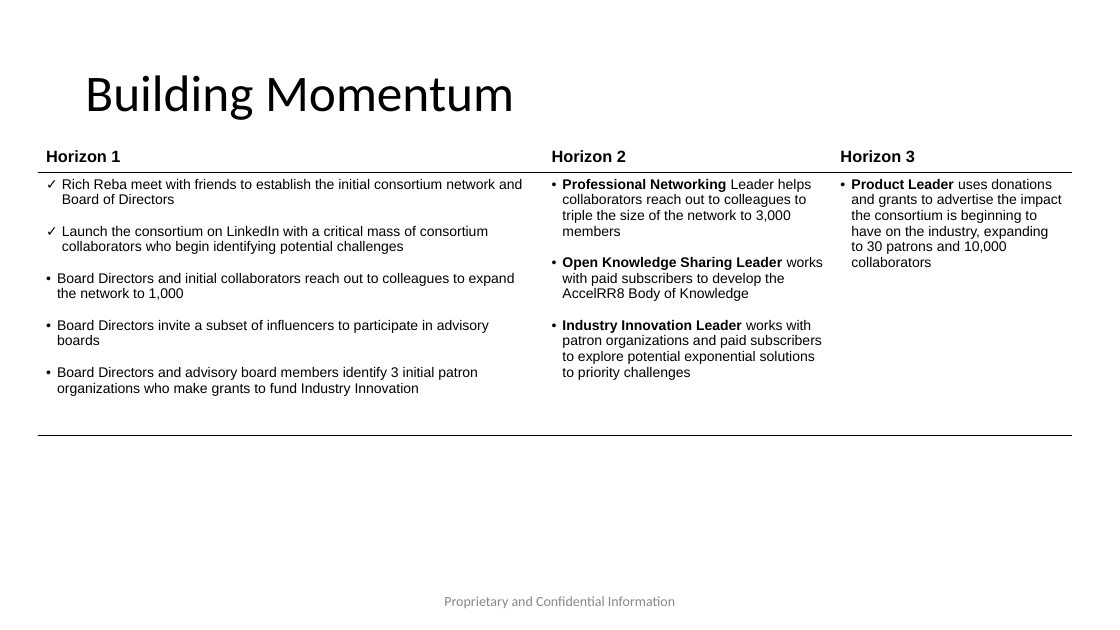
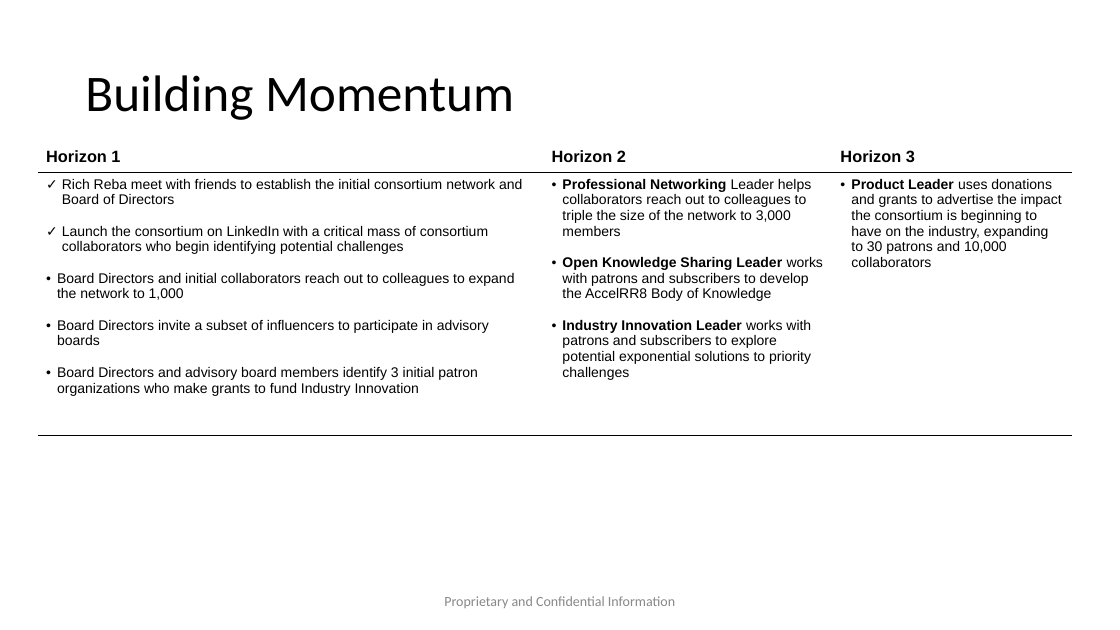
Before and after one commit to AccelRR8-Consortium-NonProfit/Management-Public, a slide deck: slide 7 of docs/1_Integration/1a_Governance/AccelRR8 Consortium Non-Profit Organization Plan.pptx. Drawn at 1120x630 pixels with LibreOffice and Linux fonts; fonts in the diff are those of the drawing; background and template pictures are left out. Boxes give left, top, right and bottom in pixels: in the first picture for what was removed or moved away, otherwise in the second. Text is boxed around its words. In the diff, an @@ line names an element or a change of style, - is before the commit and + after.

Commit message:
Updated Organization Plan

```diff
--- a/docs/1_Integration/1a_Governance/AccelRR8 Consortium Non-Profit Organization Plan.pptx
+++ b/docs/1_Integration/1a_Governance/AccelRR8 Consortium Non-Profit Organization Plan.pptx
@@ table at (38, 144, 1073, 436) @@
-row 2, column 2: Professional Networking Leader helps collaborators reach out to colleagues to triple the size of the network to 3,000 members / Open Knowledge Sharing Leader works with paid subscribers to develop the AccelRR8 Body of Knowledge / Industry Innovation Leader works with patron organizations and paid subscribers to explore potential exponential solutions to priority challenges
+row 2, column 2: Professional Networking Leader helps collaborators reach out to colleagues to triple the size of the network to 3,000 members / Open Knowledge Sharing Leader works with patrons and subscribers to develop the AccelRR8 Body of Knowledge / Industry Innovation Leader works with patrons and subscribers to explore potential exponential solutions to priority challenges
```
Also in this commit, not shown: 5 other slides changed, 10 other files.
